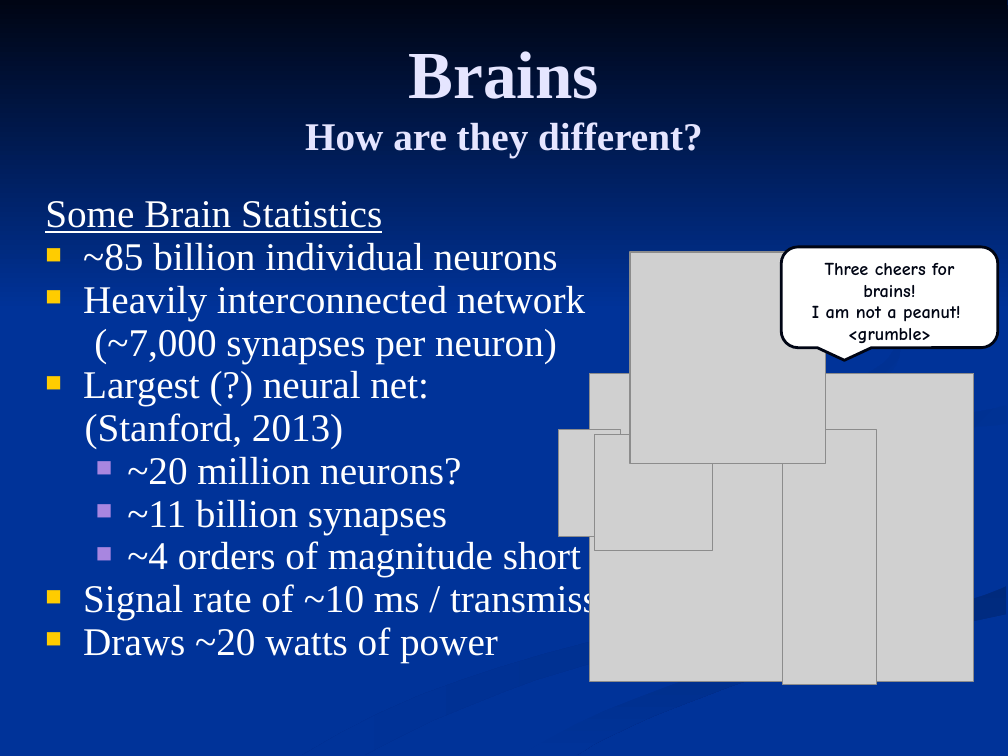
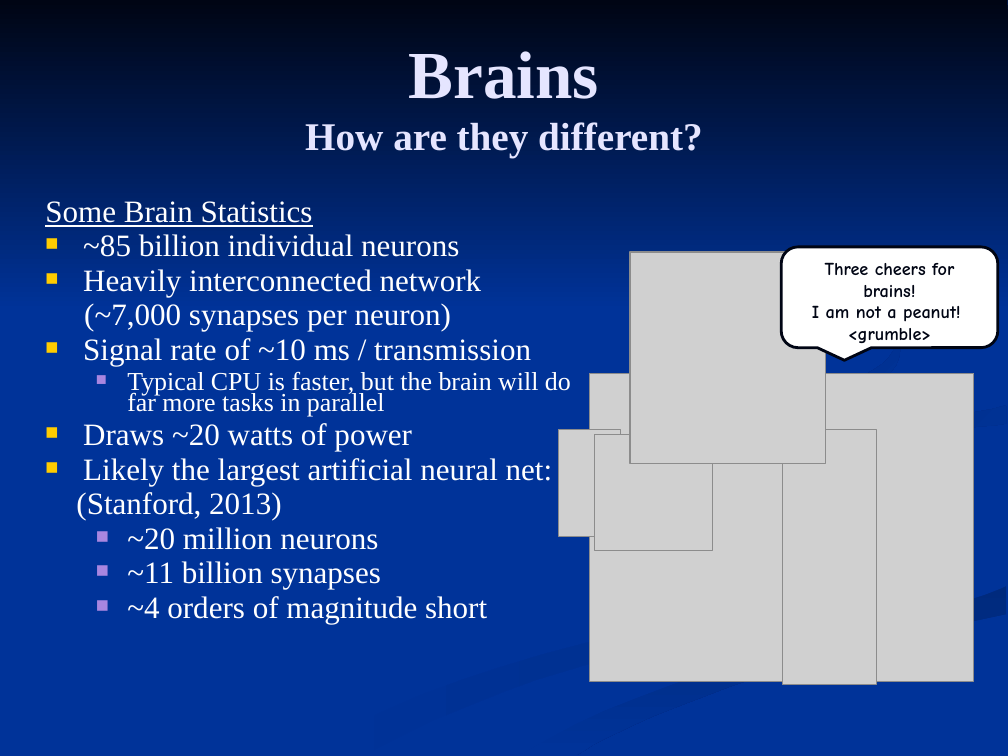
Before and after one commit to FleepyBeepy/Artificial-Intelligence, a slide deck: slide 3 of Lecture Slides/8.2 - Neural Networks.ppt. Drawn at 1008x756 pixels with LibreOffice and Linux fonts; fonts in the diff are those of the drawing; grey boxes stand for pictures. Boxes give left, top, right and bottom in pixels: in the first picture for what was removed or moved away, otherwise in the second. Text is boxed around its words. In the diff, an @@ line names an element or a change of style, - is before the commit and + after.

Commit message:
Updated Neural Network slides, hopefully easier to digest the concept.

```diff
--- a/Lecture Slides/8.2 - Neural Networks.ppt
+++ b/Lecture Slides/8.2 - Neural Networks.ppt
@@ text at <box>45,201,487,624</box>: size 28 to 22.2 pt in "Some Brain Statistics", "~85 billion individual neurons", "Heavily interconnected network", "(~7,000 synapses per neuron)" and 3 more places; less space between paragraphs @@
@@ freeform shape at <box>582,235,901,504</box>: fill gradient #003399 to #002B82 to gradient #002B82 to #003399 @@
@@ text at <box>83,338,571,485</box>: text changed; size 28 to 22.2 pt @@
-■ Largest (?) neural net:
+■ Signal rate of ~10 ms / transmission
+  ■ Typical CPU is faster, but the brain will do far more tasks in parallel
+■ Draws ~20 watts of power
+■ Likely the largest artificial neural net:
@@ freeform shape at <box>302,463,806,755</box>: fill gradient #002E8B to #003399 to gradient #003399 to #002E8B @@
@@ text at <box>127,527,378,550</box>: text changed; size 28 to 22.2 pt @@
-  ■ ~20 million neurons?
+  ■ ~20 million neurons
@@ text at <box>83,582,648,662</box>: paragraphs removed @@
-■ Signal rate of ~10 ms / transmission
-■ Draws ~20 watts of power
```
Also in this commit, not shown: 3 other slides changed, 15 slides added, 2 slides removed.
